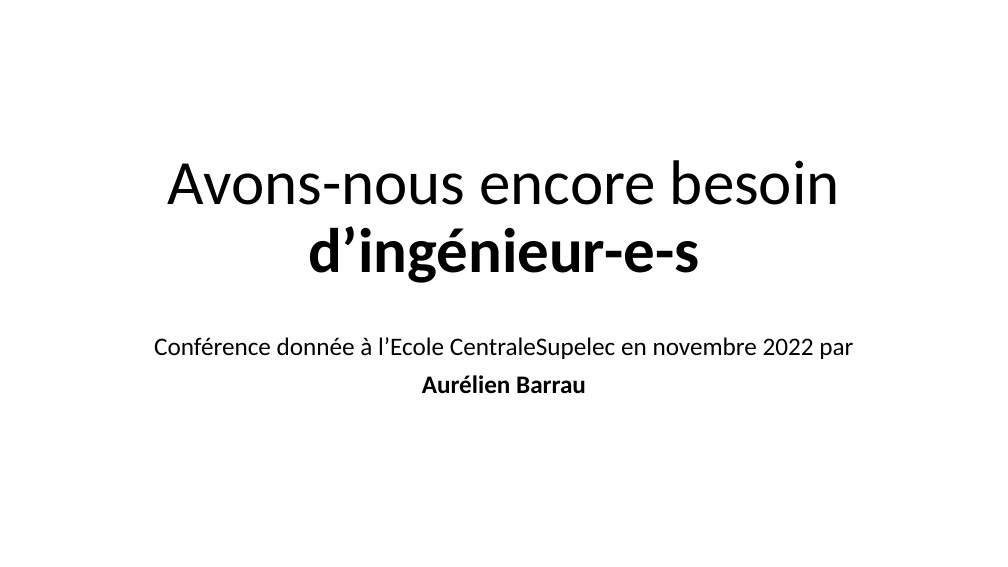
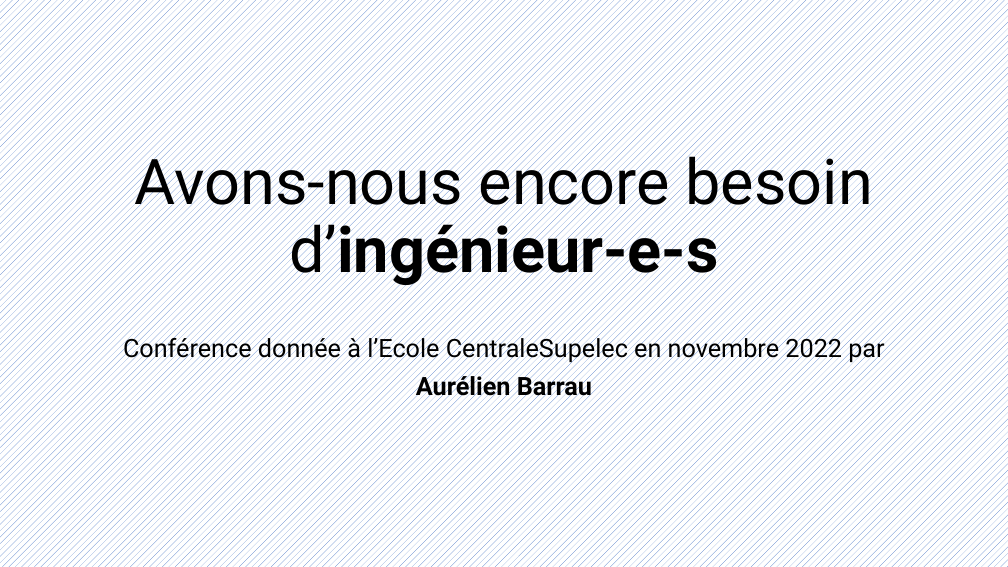
Before and after one commit to HEIGVD-Experience/docs, a slide deck: slide 1 of S4/EXP/files/À-t-on encore besoin d'ingénieurs.pptx. Drawn at 1008x567 pixels with LibreOffice and Linux fonts; fonts in the diff are those of the drawing. Boxes give left, top, right and bottom in pixels: in the first picture for what was removed or moved away, otherwise in the second. Text is boxed around its words. In the diff, an @@ line names an element or a change of style, - is before the commit and + after.

```diff
--- a/S4/EXP/files/À-t-on encore besoin d'ingénieurs.pptx
+++ b/S4/EXP/files/À-t-on encore besoin d'ingénieurs.pptx
@@ background #FFFFFF to pattern #4472C4 on #FFFFFF @@
@@ title "Avons-nous encore besoin d’ingénieur-e-s" at (135,147,873,288): font Calibri to Roboto; bold off in "d’ingénieur-e-s" @@
@@ subtitle "Conférence donnée à l’Ecole CentraleSupelec ...": place and size @@
-subtitle "Conférence donnée à l’Ecole CentraleSupelec ..." at (154,337,853,394)
+subtitle "Conférence donnée à l’Ecole CentraleSupelec ..." at (123,334,884,401)
@@ subtitle "Conférence donnée à l’Ecole CentraleSupelec ..." at (123,334,884,401): font Calibri to Roboto @@
```
Also in this commit, not shown: 1 other slide changed, 8 slides added, 2 slides removed, 2 other files.
